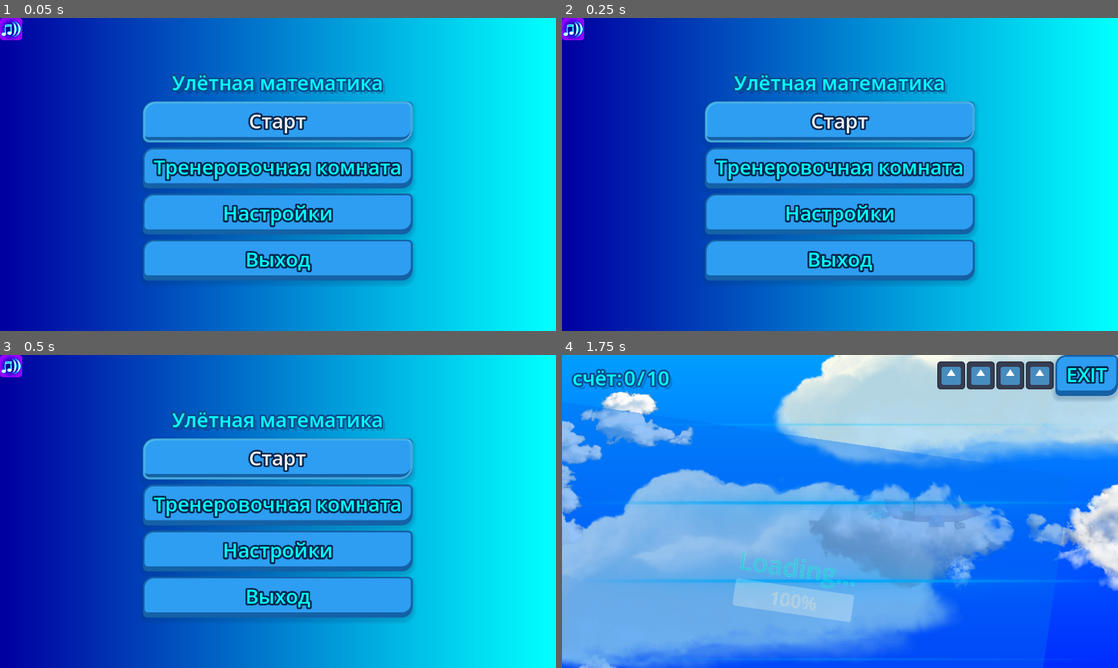
Above: before the commit, frames 1-4 (two rows, left to right).
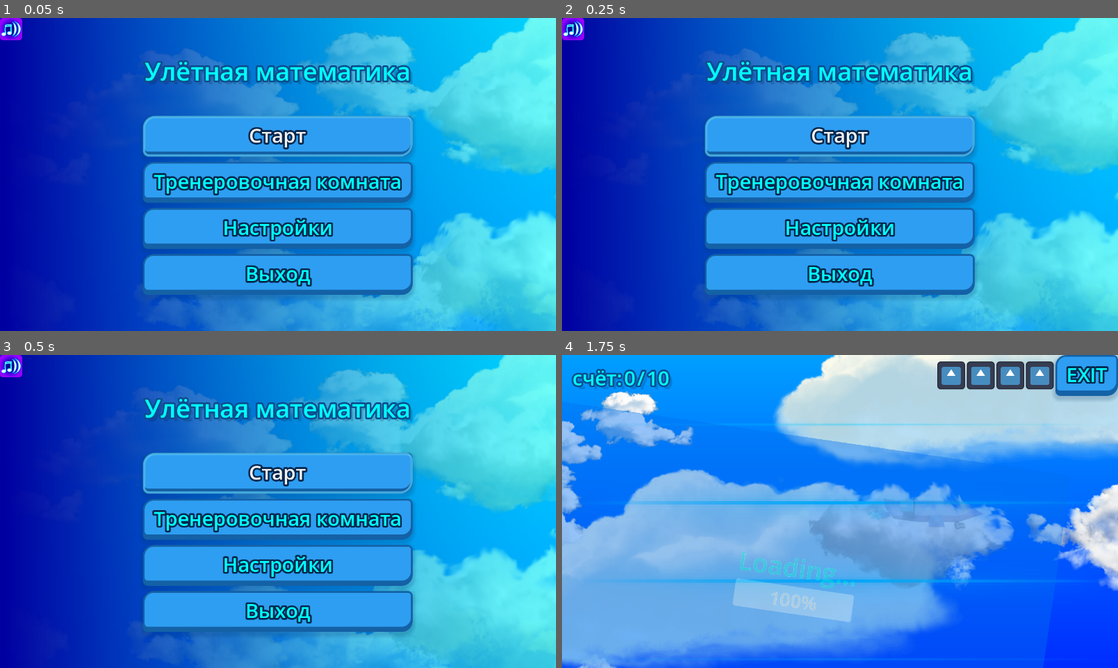
Above: after the commit, the same moments.

Repository: GGamezebo/quizmatik
Game: Godot game, scene res://main.tscn
The game is run twice, just before and just after one commit, with the same random seed, the same clock (stepped at 60 frames per second) and the same inputs. The engine's default icon, where the game draws it, is replaced by a stand-in: a white triangle on a blue panel in a dark square.
Inputs:
- Up to frame 1 (0.05 s): no input
- Up to frame 2 (0.25 s): no input
- Up to frame 3 (0.5 s): no input
- Up to frame 4 (1.75 s): click "Старт" at 0.5 s; click "Level 1" at 1.25 s

The runs differ from the first frame. In frame 1, 55% of the frame differs, in the area x 23-100%, y 0-100%; in frame 2, 56%; in frame 3, 56%, in the area x 25-100%, y 0-100%; in frame 4, nothing differs.

Commit message:
add background

Diff:
--- a/src/contexts/menu_context/menu_context.tscn
+++ b/src/contexts/menu_context/menu_context.tscn
@@ -5,15 +5,16 @@
 [ext_resource type="Script" uid="uid://bcskwis6ebs5f" path="res://core/lib/window_stack_manager/window_stack_manager.gd" id="3_5oxuo"]
 [ext_resource type="Script" uid="uid://bb1j5h4a60ooo" path="res://core/lib/window_stack_manager/button_window_stack_transition.gd" id="4_haj1v"]
 [ext_resource type="Script" uid="uid://dwus2ghsyt5xv" path="res://src/contexts/menu_context/training_room_window/training_room_window.gd" id="5_n67ar"]
+[ext_resource type="PackedScene" uid="uid://dvy13cfq73jxs" path="res://src/ui/background/background.tscn" id="6_kcyx7"]
 [ext_resource type="Texture2D" uid="uid://clq0g1vwuxqgn" path="res://assets/sound-on.svg" id="6_vk307"]
 [ext_resource type="Resource" uid="uid://b117f7np5nlps" path="res://src/contexts/menu_context/training_room_window/training_room_game_config.tres" id="6_vp6ju"]
 [ext_resource type="Texture2D" uid="uid://ccjtahowlfjpj" path="res://assets/sound-off.svg" id="7_82bx7"]
 [ext_resource type="Script" uid="uid://fq7icdo2mxf" path="res://src/contexts/menu_context/levels_window.gd" id="7_c311k"]
-[ext_resource type="Script" uid="uid://b26jidolbwdpn" path="res://src/contexts/menu_context/texture_button.gd" id="8_82bx7"]
+[ext_resource type="Script" path="res://src/contexts/menu_context/texture_button.gd" id="8_82bx7"]
 [ext_resource type="Resource" uid="uid://dcrksduinm357" path="res://src/common/user_settings.tres" id="9_3qhmn"]
 
 [sub_resource type="Gradient" id="Gradient_r3o0b"]
-colors = PackedColorArray(0, 0, 0.627451, 1, 0, 1, 1, 1)
+colors = PackedColorArray(0, 0, 0.627451, 1, 0, 1, 1, 0.5529412)
 
 [sub_resource type="GradientTexture2D" id="GradientTexture2D_ux2mn"]
 gradient = SubResource("Gradient_r3o0b")
@@ -76,6 +77,8 @@
 grow_vertical = 2
 size_flags_horizontal = 4
 
+[node name="Background" parent="UI/MainMenuWindow" unique_id=1217069396 instance=ExtResource("6_kcyx7")]
+
 [node name="TextureRect" type="TextureRect" parent="UI/MainMenuWindow" unique_id=855634049]
 layout_mode = 1
 anchors_preset = 15
@@ -99,8 +102,16 @@
 
 [node name="Label" type="Label" parent="UI/MainMenuWindow/CenterContainer/VBoxContainer" unique_id=1617486808]
 layout_mode = 2
+size_flags_horizontal = 4
+size_flags_stretch_ratio = 1.3
+theme_override_font_sizes/font_size = 58
 text = "Улётная математика"
 horizontal_alignment = 1
+
+[node name="MarginContainer" type="MarginContainer" parent="UI/MainMenuWindow/CenterContainer/VBoxContainer" unique_id=877131779]
+custom_minimum_size = Vector2(0, 40)
+layout_mode = 2
+size_flags_vertical = 3
 
 [node name="Start" type="Button" parent="UI/MainMenuWindow/CenterContainer/VBoxContainer" unique_id=671841128]
 layout_mode = 2
